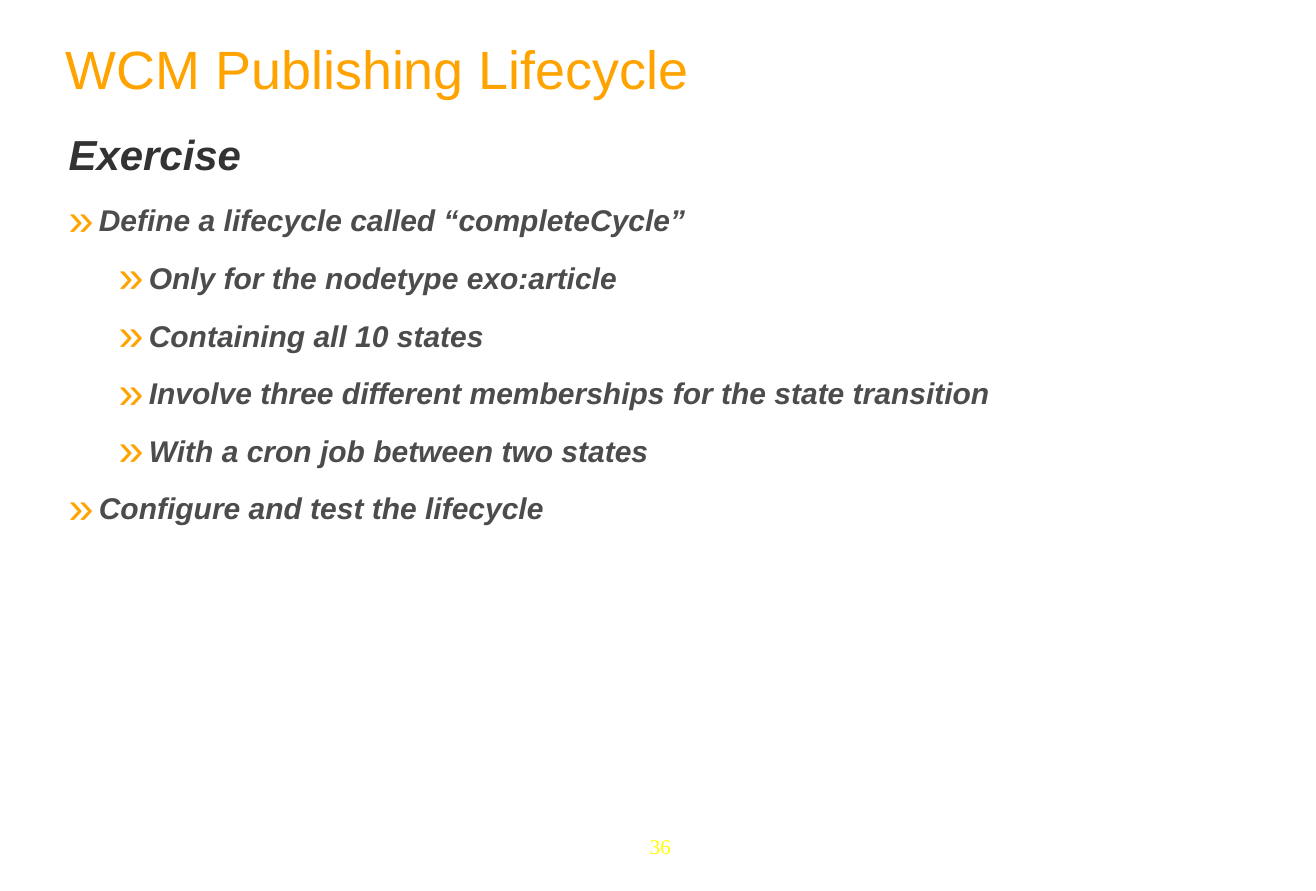
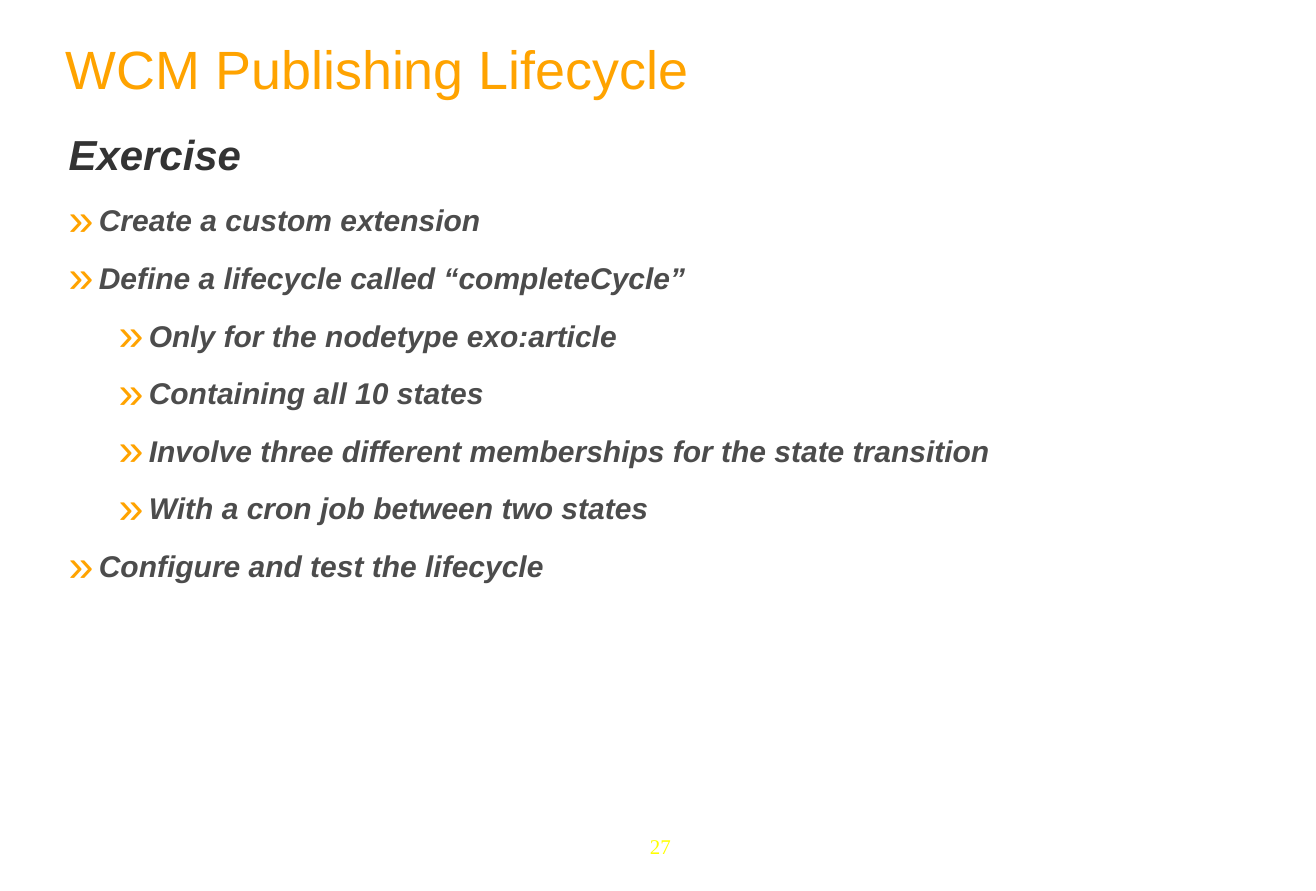
Before and after one commit to anhvurz90/training, a slide deck: slide 27 of slides/exo-developer/en/280-WCM-XDev-en.ppt (slide 36 before the commit). Drawn at 1316x891 pixels with LibreOffice and Linux fonts; fonts in the diff are those of the drawing; background and template pictures are left out. Boxes give left, top, right and bottom in pixels: in the first picture for what was removed or moved away, otherwise in the second. Text is boxed around its words. In the diff, an @@ line names an element or a change of style, - is before the commit and + after.

```diff
--- a/slides/exo-developer/en/280-WCM-XDev-en.ppt
+++ b/slides/exo-developer/en/280-WCM-XDev-en.ppt
@@ text at (x1=99, y1=209, x2=480, y2=232): paragraph added @@
+» Create a custom extension
@@ page number at (x1=650, y1=840, x2=671, y2=854): text changed @@
-36
+27
```
Also in this commit, not shown: 2 other slides changed, 9 slides removed, 2 other files.
